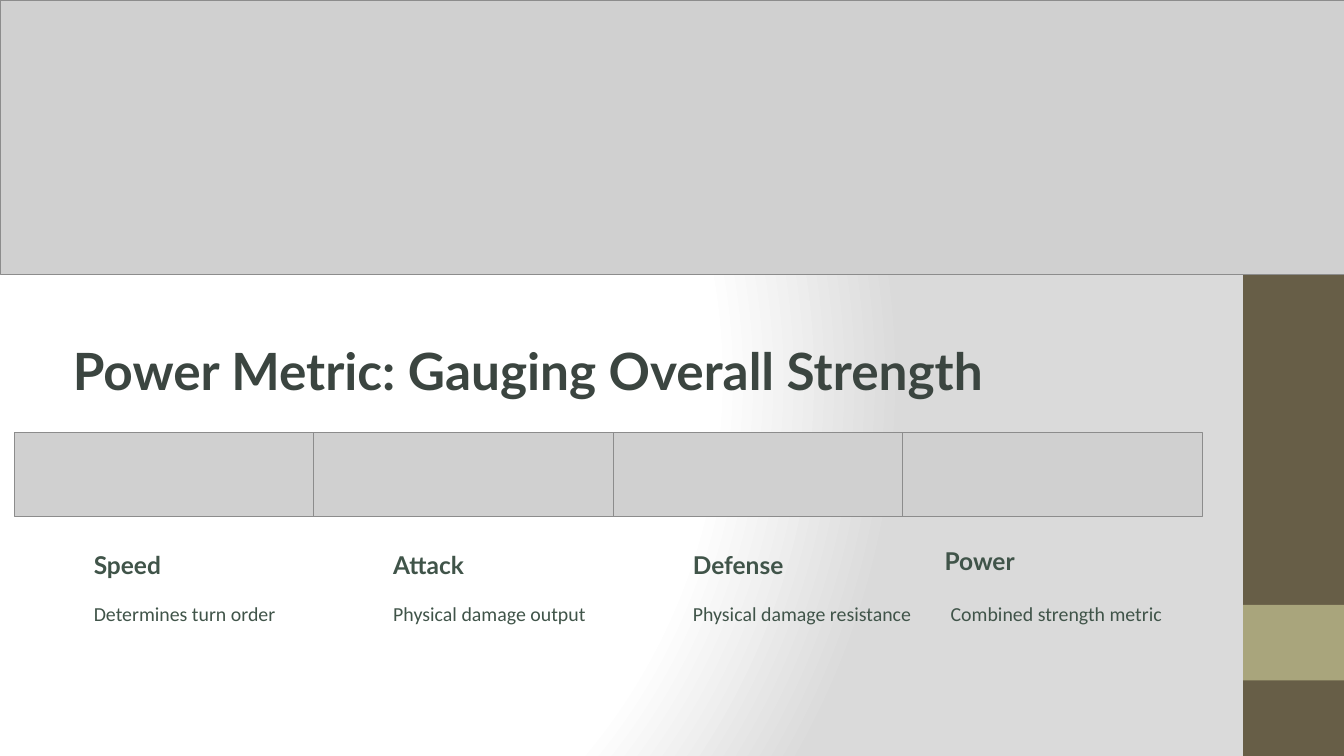
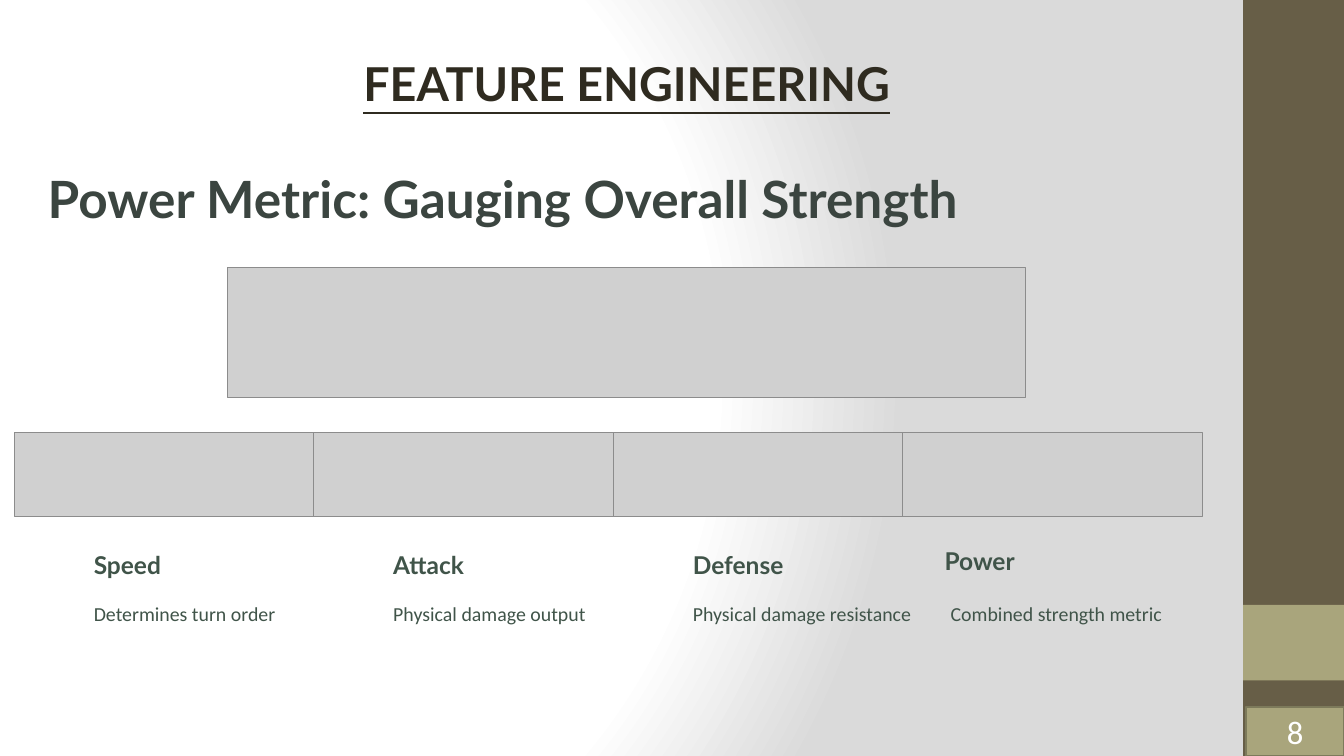
Before and after one commit to Sauri25/AI-PROJECTS, a slide deck: slide 8 of Project 2/P-okemon-EDA.pptx (slide 7 before the commit). Drawn at 1344x756 pixels with LibreOffice and Linux fonts; fonts in the diff are those of the drawing; grey boxes stand for pictures. Boxes give left, top, right and bottom in pixels: in the first picture for what was removed or moved away, otherwise in the second. Text is boxed around its words. In the diff, an @@ line names an element or a change of style, - is before the commit and + after.

```diff
--- a/Project 2/P-okemon-EDA.pptx
+++ b/Project 2/P-okemon-EDA.pptx
@@ picture removed at (x1=0, y1=0, x2=1344, y2=275) @@
@@ text added at (x1=363, y1=67, x2=890, y2=102), 40 pt, text #2F2B20, bold, underline @@
+FEATURE ENGINEERING
@@ text "Power Metric: Gauging Overall Strength" moved from (x1=73, y1=352, x2=983, y2=400) to (x1=48, y1=180, x2=957, y2=228) @@
@@ picture added at (x1=227, y1=267, x2=1026, y2=397) @@
@@ rectangle added at (x1=1246, y1=707, x2=1344, y2=756), fill #A9A57C, outline #7D7A5C 2 pt, 28 pt, text #FFFFFF @@
+8
```
Also in this commit, not shown: 3 other slides changed, 14 slides added, 6 slides removed, 4 other files.
